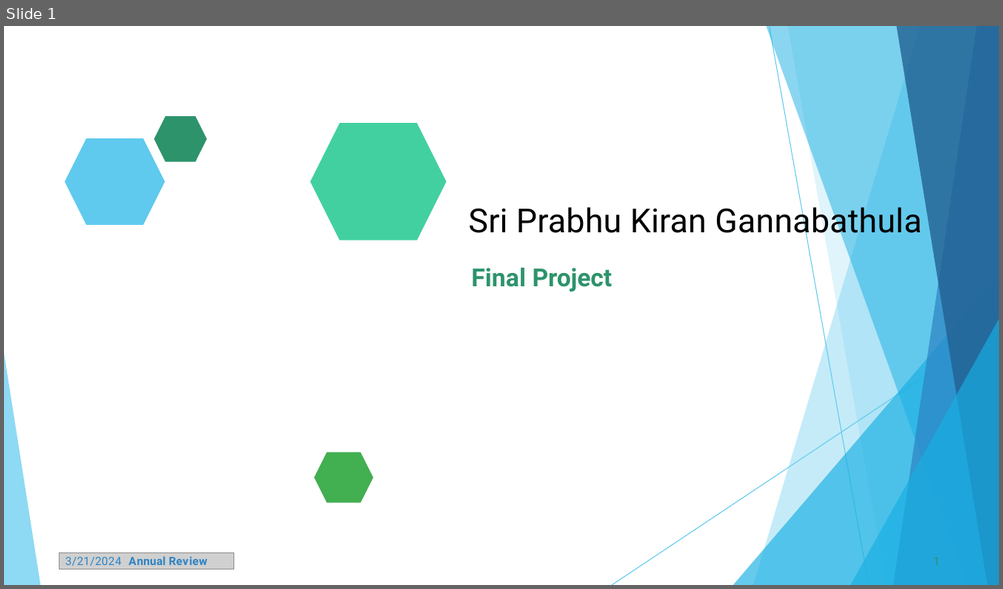
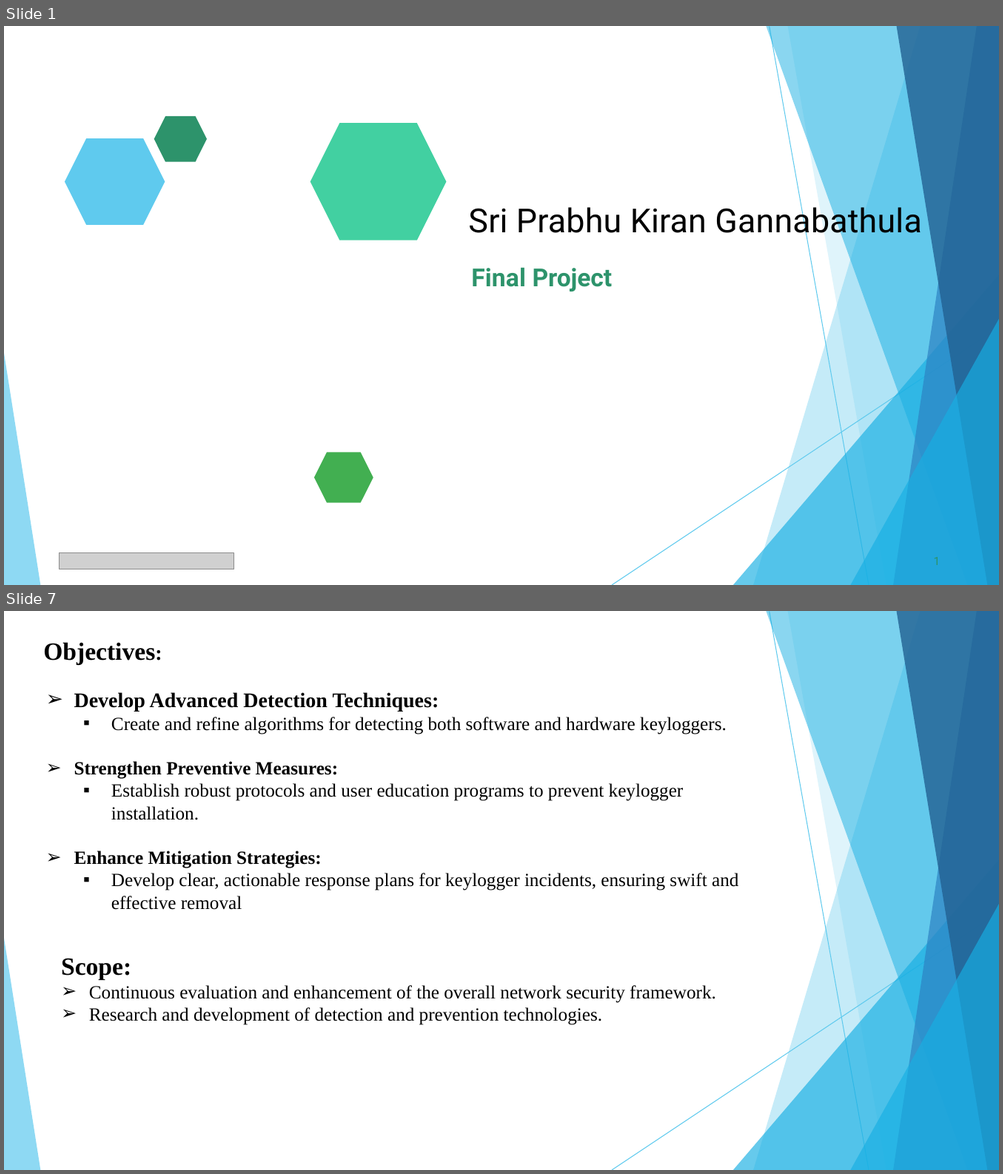
Before and after one commit to kiran-011/CS-Project, a slide deck: Cs-Project.pptx. Shown one above the other, each under a label of ours: slide 1 before the commit, slides 1 and 7 after it; the slides between them are not shown. The pictures are 1003x589 and 1003x1174 pixels, drawn with LibreOffice and Linux fonts; fonts in the diff are those of the drawing; grey boxes stand for pictures. Boxes give left, top, right and bottom in pixels: in the first picture for what was removed or moved away, otherwise in the second. Text is boxed around its words. In the diff, an @@ line names an element or a change of style, - is before the commit and + after.

```diff
--- a/Cs-Project.pptx
+++ b/Cs-Project.pptx
@@ slide 7 added at [4, 611, 999, 1170], background #FFFFFF; not listed: 10 template elements that a slide beside it also shows @@
@@ text added at [43, 642, 155, 665], 24 pt, text #000000, bold @@
+Objectives:
@@ text added at [74, 692, 738, 910], 18 pt, text #000000 @@
+➢ Develop Advanced Detection Techniques:
+  ▪ Create and refine algorithms for detecting both software and hardware keyloggers.
+➢ Strengthen Preventive Measures:
+  ▪ Establish robust protocols and user education programs to prevent keylogger installation.
+➢ Enhance Mitigation Strategies:
+  ▪ Develop clear, actionable response plans for keylogger incidents, ensuring swift and effective removal
@@ text added at [61, 958, 716, 1025], 18 pt, text #000000 @@
+Scope:
+➢ Continuous evaluation and enhancement of the overall network security framework.
+➢ Research and development of detection and prevention technologies.
@@ slide 1 changed as well @@
@@ text removed at [65, 557, 208, 566] @@
-3/21/2024 Annual Review
```
Also in this commit, not shown: 7 other slides changed, 7 other slides added, 2 slides removed.
